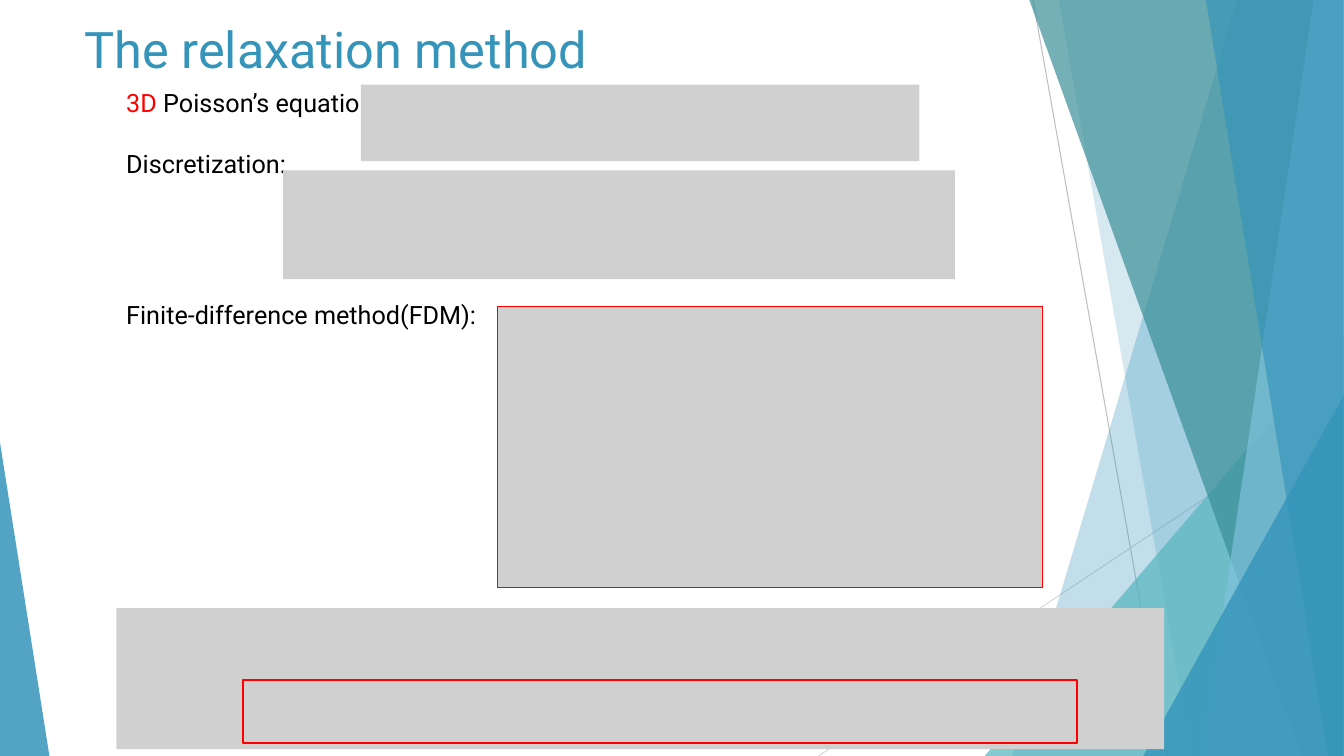
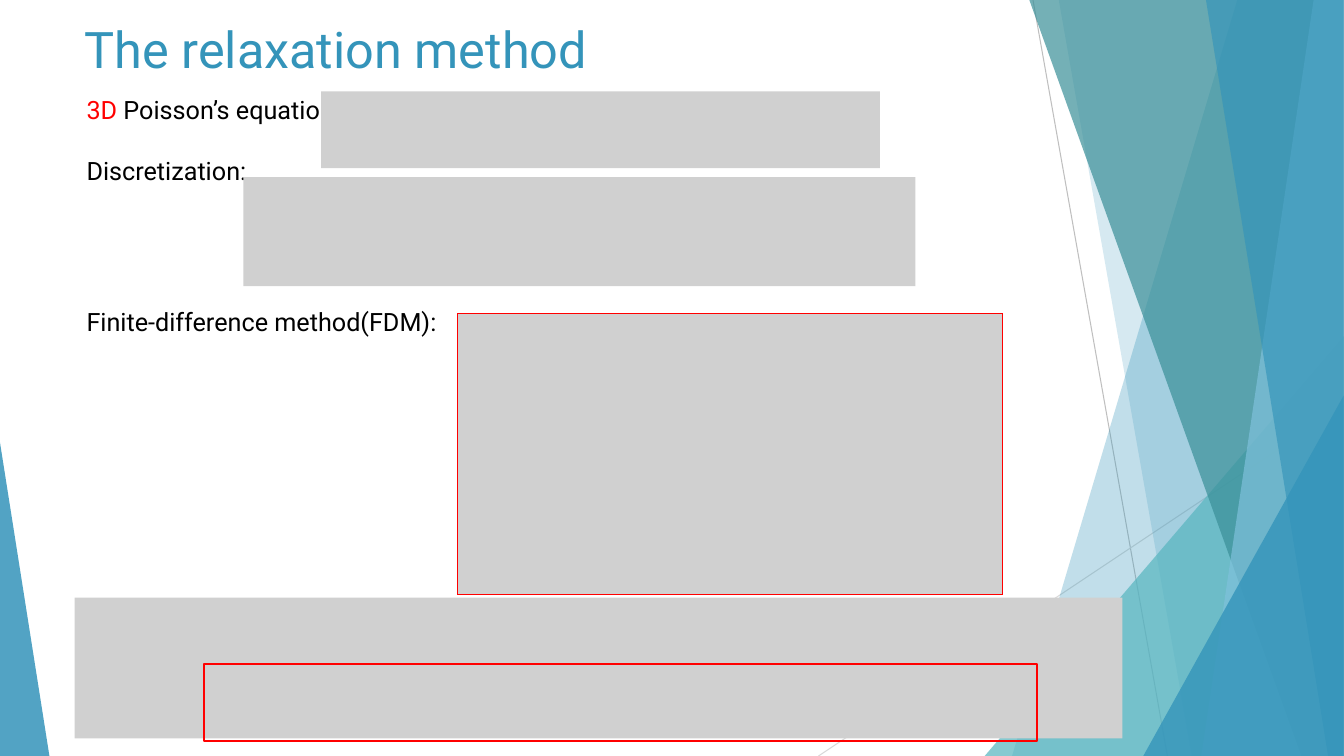
Before and after one commit to Wayne-4415/-, a slide deck: slide 29 of Partial differential equations (PDEs) 2021.pptx (slide 28 before the commit). Drawn at 1344x756 pixels with LibreOffice and Linux fonts; fonts in the diff are those of the drawing; grey boxes stand for pictures. Boxes give left, top, right and bottom in pixels: in the first picture for what was removed or moved away, otherwise in the second. Text is boxed around its words. In the diff, an @@ line names an element or a change of style, - is before the commit and + after.

```diff
--- a/Partial differential equations (PDEs) 2021.pptx
+++ b/Partial differential equations (PDEs) 2021.pptx
@@ 3 pictures, 1 text: place and size @@
-3 pictures, 1 text at [126,85,1043,588]
+3 pictures, 1 text at [87,92,1003,595]
@@ picture: place and size @@
-picture at [116,608,1164,749]
+picture at [75,598,1122,739]
@@ rectangle: place and size @@
-rectangle at [243,680,1077,743]
+rectangle at [204,663,1037,741]
```
Also in this commit, not shown: 13 other slides changed, 6 slides added, 5 slides removed, 1 other file.
